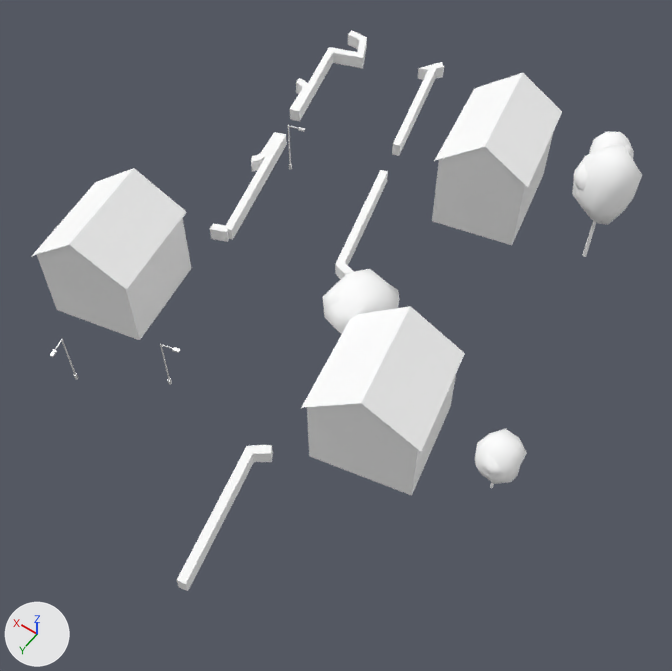
Two versions of the glTF model cities/arlov-borggatan/pack/tiles/c-10_-11.glb, one commit apart.
Both versions are drawn from a 50 mm camera at (-594.4, -582.1, 69.7) aimed at (-564.7, -623.6, 4.4). The axes (+X, +Y, +Z) are drawn at lower left. The lights are the same throughout. The first picture is the older version. Where no turn or scale is listed for an object, it has been applied to the vertices. Vertices at exactly the same position are counted once.

Objects in the first picture: 'SM_Building_w208690573', 'SM_Building_w208690580', 'SM_Building_w208690588', 'SM_Trees_-10_-11', 'SM_Wall_Hedge_-10_-11' and 1 more.
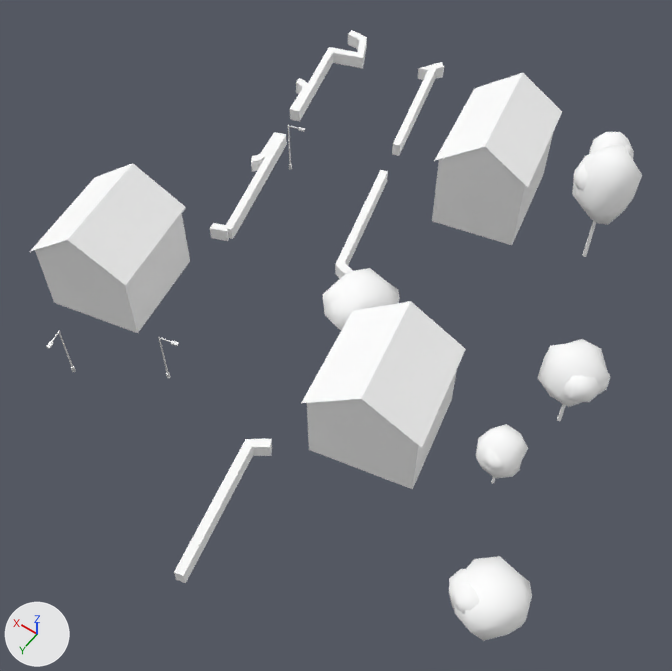
The newer file is also turned or shifted as a whole; pictures and numbers use the older file's frame.

Pixel boxes (x1, y1, x2, y2) of what changed, in the pictures (672 x 671 px; the box of a moved part takes in the faces that stretch with it):
'SM_Building_w208690588', moved: before (301, 306, 465, 492); after (301, 301, 466, 489)
'SM_Trees_-10_-11', reshaped (42% taller): before (323, 131, 642, 488); after (323, 132, 642, 641)
'SM_Building_w208690580', moved: before (32, 168, 191, 336); after (30, 163, 190, 333)
'SM_Building_w208690573', reshaped (74% narrower, 59% shorter): before (56, 73, 562, 496); after (432, 73, 562, 245)
'SM_Wall_Hedge_-10_-11', reshaped: before (177, 30, 444, 591); after (174, 30, 444, 583)
part 1 of me_sm_building_w208690573, deleted: before (309, 405, 451, 496)
part 2 of me_sm_building_w208690573, deleted: before (56, 266, 191, 340)
part 3 of me_sm_trees__10__11, moved or reshaped: before (490, 482, 494, 488); after (557, 404, 566, 421)
part 4 of me_sm_trees__10__11, moved or reshaped: before (323, 269, 400, 334); after (323, 268, 400, 330)
part 5 of me_sm_trees__10__11, moved or reshaped: before (475, 429, 527, 484); after (476, 424, 528, 478)
part 6 of me_sm_trees__10__11, moved or reshaped: before (486, 462, 503, 476); after (488, 457, 505, 470)
part 7 of me_sm_trees__10__11, added: after (537, 339, 609, 407)
part 8 of me_sm_trees__10__11, added (mostly hidden): after (599, 373, 610, 392)
part 9 of me_sm_trees__10__11, added: after (564, 375, 599, 402)
part 10 of me_sm_trees__10__11, added: after (454, 556, 532, 641)
part 11 of me_sm_trees__10__11, added: after (449, 569, 468, 610)
part 12 of me_sm_trees__10__11, added: after (452, 582, 480, 613)
part 13 of me_sm_trees__10__11, moved or reshaped: before (479, 453, 495, 471); after (481, 448, 497, 465)
part 14 of me_sm_wall_hedge__10__11, rebuilt: before (177, 445, 273, 591); after (174, 438, 272, 583)

The change, as a diff of the scene's bpy script:
```diff
--- a/cities/arlov-borggatan/pack/tiles/c-10_-11.glb.py
+++ b/cities/arlov-borggatan/pack/tiles/c-10_-11.glb.py
@@ me_sm_building_w208690573 @@
-me_sm_building_w208690573.from_pydata(...)  # 46 vertices, 42 faces; spans x -20.2..20.2, y -20.9..20.9, z -6.8..6.8
+me_sm_building_w208690573.from_pydata(...)  # 30 vertices, 26 faces; spans x -14.3..-3.1, y -20.9..-7.6, z -4.5..6.8
+# me_sm_building_w208690573 part 1: the loose piece of 8 vertices spanning x -20.2..-9.1, y 8.5..19.9, z -6.8..-6.2 is deleted
+# me_sm_building_w208690573 part 2: the loose piece of 8 vertices spanning x 9.2..20.2, y 9.4..20.9, z -6.8..-6.2 is deleted
 me_sm_building_w208690573.materials.append(mat_m_wall_wood_green_upper)
@@ me_sm_trees__10__11 @@
-me_sm_trees__10__11.from_pydata(...)  # 552 vertices, 1008 faces; spans x -10.9..10.9, y -18.8..18.8, z -7.6..7.6
+me_sm_trees__10__11.from_pydata(...)  # 828 vertices, 1512 faces; spans x -17.2..10.9, y -18.8..30.8, z -6.8..7.6
+# me_sm_trees__10__11 part 3: the loose piece of 12 vertices spanning x -9.2..-9.0, y 16.6..16.9, z -7.6..-4.6 is scaled about its middle by (1.37, 1.37, 1.39), then moved by (-1.6, -8.6, 1.4)
+# me_sm_trees__10__11 part 4: the loose piece of 42 vertices spanning x 4.4..10.9, y 8.2..14.8, z -3.8..1.3 is multiplied about its middle by the matrix ((0.999, 0.0, 0.002), (0.0, 0.999, -0.031), (-0.002, 0.031, 0.999)), then moved by (0.0, 0.0, 0.2)
+# me_sm_trees__10__11 part 5: the loose piece of 42 vertices spanning x -10.9..-7.0, y 14.6..18.7, z -4.6..-0.6 is multiplied about its middle by the matrix ((1.0, 0.0, 0.0), (0.0, 1.0, 0.0), (-0.015, 0.062, 1.0)), then moved by (0.0, 0.0, 0.7)
+# me_sm_trees__10__11 part 6: the loose piece of 42 vertices spanning x -10.2..-8.2, y 16.6..18.8, z -3.2..-1.4 is moved by (0.0, 0.0, 0.8)
+# me_sm_trees__10__11 part 7: a new loose piece of 42 vertices spanning x -13.5..-7.9, y 5.3..10.9, z -2.7..2.6, in mat_m_leaf (white #ffffff)
+# me_sm_trees__10__11 part 8: a new loose piece of 42 vertices spanning x -13.5..-10.7, y 6.9..9.3, z -0.6..1.5, in mat_m_leaf (white #ffffff)
+# me_sm_trees__10__11 part 9: a new loose piece of 42 vertices spanning x -13.2..-9.8, y 7.6..11.0, z -0.5..1.9, in mat_m_leaf (white #ffffff)
+# me_sm_trees__10__11 part 10: a new loose piece of 42 vertices spanning x -17.2..-11.8, y 25.3..30.8, z -3.6..1.0, in mat_m_leaf (white #ffffff)
+# me_sm_trees__10__11 part 11: a new loose piece of 42 vertices spanning x -14.7..-11.4, y 26.9..30.2, z -2.1..0.4, in mat_m_leaf (white #ffffff)
+# me_sm_trees__10__11 part 12: a new loose piece of 42 vertices spanning x -14.7..-12.2, y 27.6..30.3, z -1.3..0.6, in mat_m_leaf (white #ffffff)
+# me_sm_trees__10__11 part 13: 41 vertices removed from x -10.1..-7.8, y 16.4..18.8, z -3.0..-1.3; 41 vertices added at x -10.1..-7.8, y 16.4..18.8, z -2.2..-0.5
+# other edits to the shape of me_sm_trees__10__11 do not show in these pictures
 me_sm_trees__10__11.materials.append(mat_m_bark_wood)
@@ me_sm_wall_hedge__10__11 @@
-me_sm_wall_hedge__10__11.from_pydata(...)  # 168 vertices, 245 faces; spans x -14.0..14.0, y -30.9..30.9, z -3.1..3.1
+me_sm_wall_hedge__10__11.from_pydata(...)  # 164 vertices, 237 faces; spans x -14.0..14.0, y -30.9..30.9, z -1.6..3.0
+# me_sm_wall_hedge__10__11 part 14: the loose piece of 21 vertices spanning x -14.0..-10.2, y 17.4..30.9, z -3.1..-1.2 is rebuilt with 18 vertices and now spans x -14.0..-10.2, y 17.4..30.9, z -1.6..-0.2
+# other edits to the shape of me_sm_wall_hedge__10__11 do not show in these pictures
 me_sm_wall_hedge__10__11.materials.append(mat_m_hedge)
@@ ob_sm_building_w208690580 @@
 ob_sm_building_w208690580 = bpy.data.objects.new('SM_Building_w208690580', me_sm_building_w208690580)
-ob_sm_building_w208690580.location = (-543.0, -618.6, 6.8)
+ob_sm_building_w208690580.location = (-543.0, -618.6, 7.4)
@@ ob_sm_building_w208690588 @@
 ob_sm_building_w208690588 = bpy.data.objects.new('SM_Building_w208690588', me_sm_building_w208690588)
-ob_sm_building_w208690588.location = (-572.4, -619.6, 6.8)
+ob_sm_building_w208690588.location = (-572.4, -619.6, 7.4)
```
